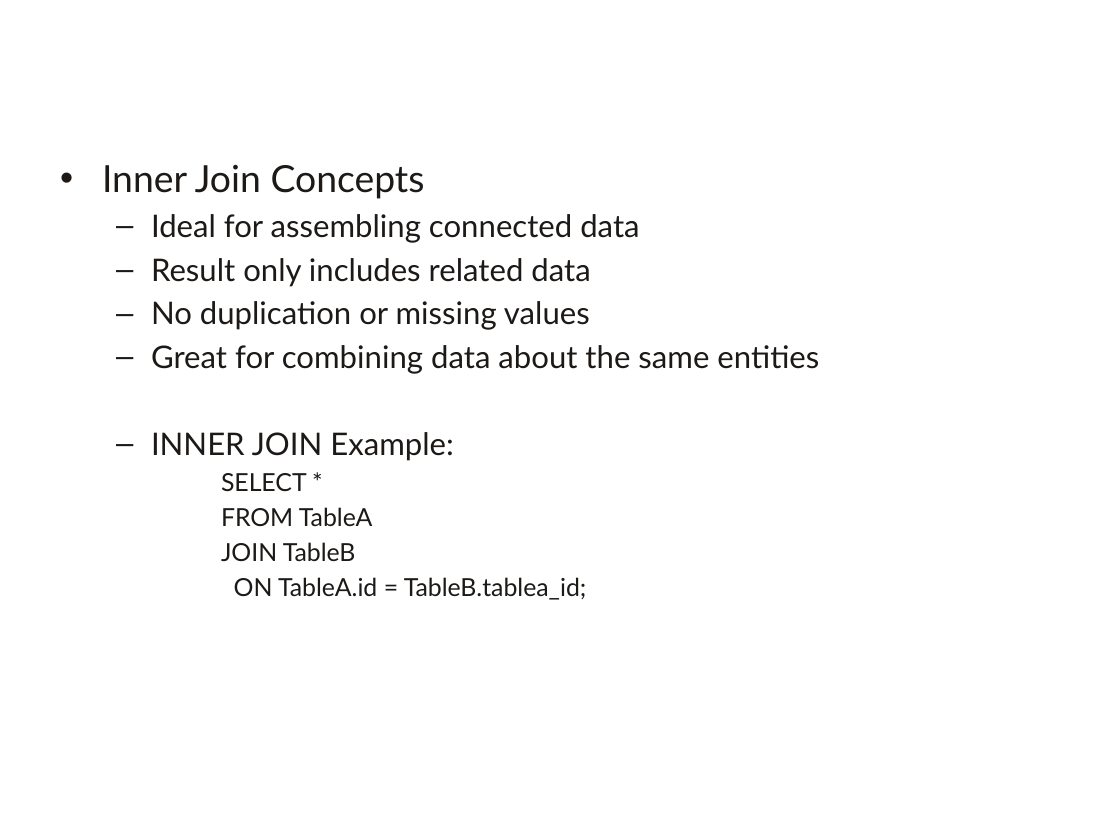
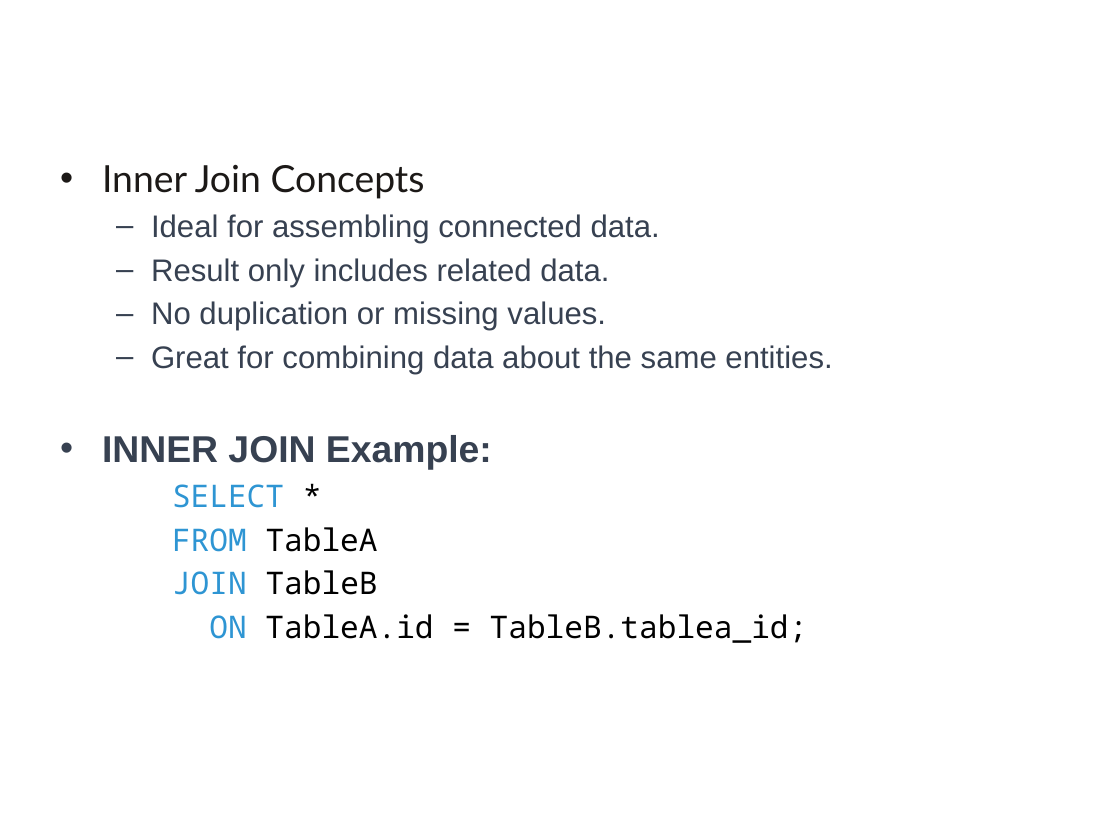
Before and after one commit to a099954/ABC-Program, a slide deck: slide 10 of SQL/Day 4 Joins/Joins.pptx (slide 14 before the commit). Drawn at 1120x840 pixels with LibreOffice and Linux fonts; fonts in the diff are those of the drawing; background and template pictures are left out. Boxes give left, top, right and bottom in pixels: in the first picture for what was removed or moved away, otherwise in the second. Text is boxed around its words. In the diff, an @@ line names an element or a change of style, - is before the commit and + after.

Commit message:
added the joins ppt and the temp tables

```diff
--- a/SQL/Day 4 Joins/Joins.pptx
+++ b/SQL/Day 4 Joins/Joins.pptx
@@ text at bbox=[151, 214, 832, 374]: text changed; font Lato to Arial; text colour #1C1917 to #374151 @@
-  – Ideal for assembling connected data
-  – Result only includes related data
-  – No duplication or missing values
-  – Great for combining data about the same entities
+  – Ideal for assembling connected data.
+  – Result only includes related data.
+  – No duplication or missing values.
+  – Great for combining data about the same entities.
@@ text at bbox=[102, 435, 808, 643]: size 20 to 24 pt, font Lato to Arial, text colour #1C1917 to #374151, bold on in "INNER JOIN Example:"; size 16 to 20 pt, font Lato to Noto Sans Mono in "SELECT *", "FROM TableA", "JOIN TableB", "ON TableA.id = TableB.tablea_id;"; text colour #1C1917 to #2E95D3 in "SELECT", "FROM", "JOIN", "ON"; text colour #1C1917 to #000000 in "*", "TableA", "TableB", "TableA.id = TableB.tablea_id;"; bullet – to •; list level 2 to 1 in "INNER JOIN Example:"; list level 4 to 3 in "SELECT *"; list level 4 to 3 in "FROM TableA"; list level 4 to 3 in "JOIN TableB"; list level 4 to 3 in "ON TableA.id = TableB.tablea_id;" @@
```
Also in this commit, not shown: 15 other slides changed, 3 slides added, 6 other files.
